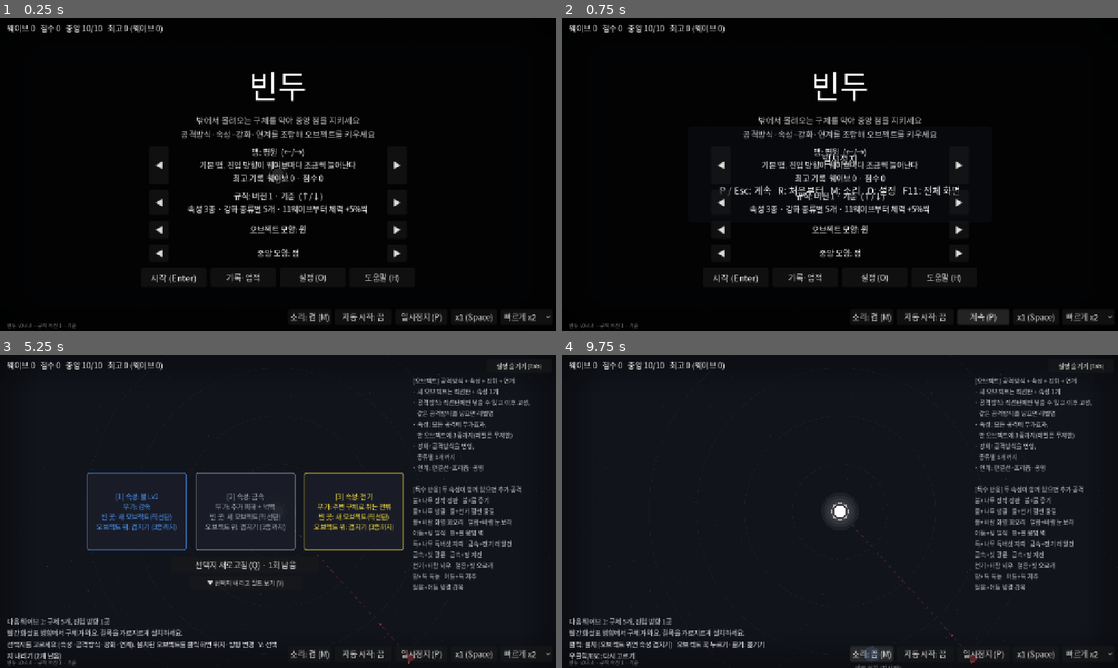
Above: before the commit, frames 1-4 (two rows, left to right).
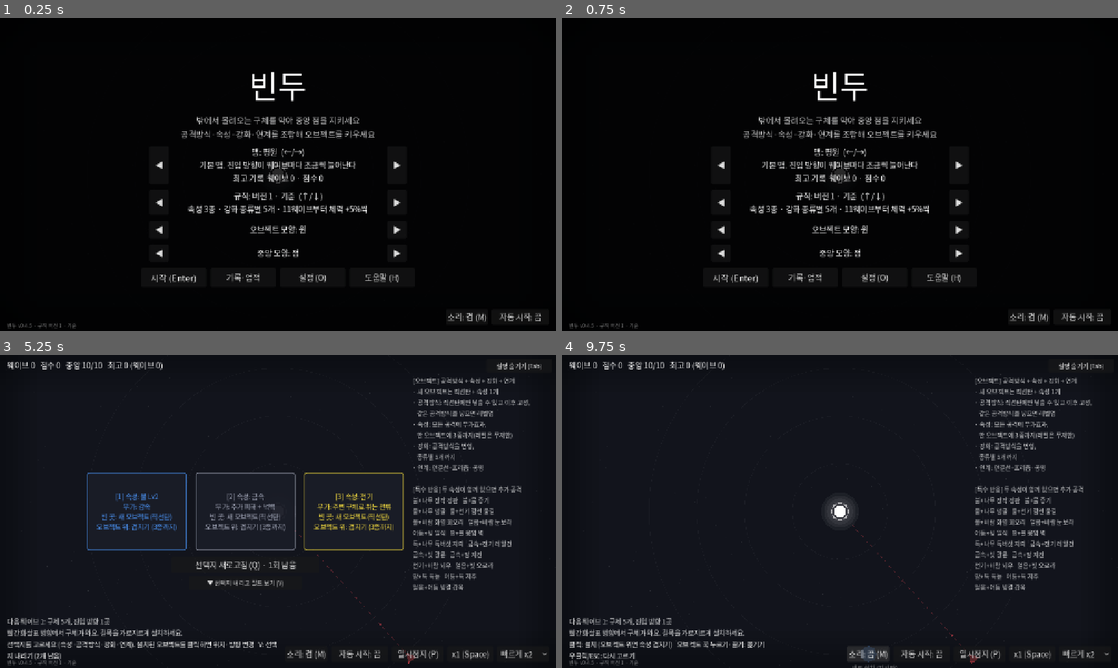
Above: after the commit, the same moments.

Repository: lenope1214/Bindu
Game: Godot game, scene res://main.tscn
Two runs of this game, one before a commit and one after it. Both use one fixed random seed, a clock stepped at 60 frames per second and the inputs below.
Inputs (mouse positions are in pixels of both pictures, inside the frame that each line leads up to):
- Up to frame 1 (0.25 s): no input
- Up to frame 2 (0.75 s): click (984, 318) at 0.5 s, where only the run before the commit has a clickable "일시정지 (P)"
- Up to frame 3 (5.25 s): click (422, 655) at 1.25 s, where only the run before the commit has a clickable "계속 (P)"; click "자동 시작: 끔" at 2 s; click "자동 시작: 켬" at 2.75 s; click "자동 시작: 끔" at 3.5 s; click "자동 시작: 켬" at 4.25 s; click "시작 (Enter)" at 5 s
- Up to frame 4 (9.75 s): click "일시정지 (P)" at 5.75 s; click "계속 (P)" at 6.5 s; click "[1] 속성: 물 Lv2 부가: 감속 빈 곳: 새 오…" at 7.25 s; click "설명 숨기기 (Tab)" at 8 s; click "설명 보기 (Tab)" at 8.75 s; click "소리: 켬 (M)" at 9.5 s

The runs differ from the first frame. In frame 1, 1.0% of the frame differs, in the area x 1-99%, y 2-99%; in frame 2, 1.9%; in frame 3, 0.6%; in frame 4, 0.7%.

Commit message:
v0.4.5: 게임 오버 실수 재시작 방지, 카드 줄바꿈, 시작 화면 정리
- 게임 오버 뒤 0.8초는 클릭·R로 다시 시작하지 않음
- 시작 화면에서 일시정지·배속 버튼 숨김(메뉴 위에 일시정지 창이 뜨던 문제)
- 카드 글자를 띄어쓰기 단위로 줄바꿈(한글 단어 중간 끊김)
- 설정·기록 창 불투명, 창 뒤 메뉴 흐리게, 설정 창 높이 맞춤
- 게임 오버에 규칙 버전·최고 웨이브, 시작 화면 점수 줄 숨김, 버튼 줄 오른쪽 여백
- README 수치 최신화

Co-Authored-By: Claude Opus 5.5 <noreply@anthropic.com>
Claude-Session: https://claude.ai/code/session_012rhiBk8DNq9aJW6scrLhD6

Diff:
--- a/project.godot
+++ b/project.godot
@@ -15,7 +15,7 @@
 [application]
 
 config/name="Bindu"
-config/version="0.4.4"
+config/version="0.4.5"
 run/main_scene="res://main.tscn"
 config/features=PackedStringArray("4.7")
 config/icon="res://icon.svg"
--- a/scripts/main.gd
+++ b/scripts/main.gd
@@ -98,6 +98,7 @@
 var legend_btn: Button
 var aim_start_ms := 0
 var restart_armed := 0.0  # 일시정지 중 R 두 번이면 처음부터
+var over_ms := 0  # 게임 오버 시각: 직후 클릭이 결과를 못 보고 넘기지 않게
 var countdown := -1.0  # 자동 시작까지 남은 시간
 # 특성: 5웨이브마다 고르는 전역 강화
 const PERKS := [
@@ -283,8 +284,13 @@
 
 	var bar := HBoxContainer.new()
 	bar.set_anchors_preset(Control.PRESET_BOTTOM_RIGHT)
-	bar.position = Vector2(-616, -50)
-	bar.size = Vector2(600, 36)
+	# 버튼이 늘어나도 오른쪽 여백(16)을 지키고 왼쪽으로 자란다
+	bar.grow_horizontal = Control.GROW_DIRECTION_BEGIN
+	bar.alignment = BoxContainer.ALIGNMENT_END
+	bar.offset_left = -616.0
+	bar.offset_right = -16.0
+	bar.offset_top = -50.0
+	bar.offset_bottom = -14.0
 	bar.add_theme_constant_override("separation", 8)
 	root.add_child(bar)
 	mute_btn = Button.new()
@@ -623,6 +629,7 @@
 		"link":
 			var id: String = card["id"]
 			b.text = "[%d] 연계: %s\n%s\n%s" % [idx, Pat.LINKS[id]["name"], Pat.LINKS[id]["desc"], "오브젝트 두 개를 차례로 클릭" if id == "link" else "오브젝트 위에 놓기"]
+	b.text = _wrap_words(b.text, 212.0, 15)
 	b.autowrap_mode = TextServer.AUTOWRAP_WORD_SMART
 	b.add_theme_font_size_override("font_size", 15)
 	b.add_theme_color_override("font_color", col)
@@ -632,6 +639,22 @@
 		b.mouse_entered.connect(func(): hover_elem = card["e"])
 		b.mouse_exited.connect(func(): hover_elem = -1)
 	return b
+
+
+## 띄어쓰기 단위로 줄을 나눈다. Godot 자동 줄바꿈은 한글을 음절마다 끊어 "형\n태"처럼 단어가 잘린다.
+func _wrap_words(text: String, width: float, fs: int) -> String:
+	var out := PackedStringArray()
+	for para in text.split("\n"):
+		var line := ""
+		for w in para.split(" ", false):
+			var cand: String = w if line == "" else line + " " + w
+			if line != "" and ui_font.get_string_size(cand, HORIZONTAL_ALIGNMENT_LEFT, -1, fs).x > width:
+				out.append(line)
+				line = w
+			else:
+				line = cand
+		out.append(line)
+	return "\n".join(out)
 
 
 ## 5웨이브마다: 특성 3개 중 1개.
@@ -663,7 +686,7 @@
 		b.add_theme_stylebox_override("hover", sbh)
 		b.add_theme_stylebox_override("pressed", sbh)
 		var have: int = perks.get(pk["id"], 0)
-		b.text = "[%d] 특성: %s\n\n%s%s" % [i + 1, pk["name"], pk["desc"], "\n\n(보유 %d)" % have if have > 0 else ""]
+		b.text = _wrap_words("[%d] 특성: %s\n\n%s%s" % [i + 1, pk["name"], pk["desc"], "\n\n(보유 %d)" % have if have > 0 else ""], 212.0, 17)
 		b.autowrap_mode = TextServer.AUTOWRAP_WORD_SMART
 		b.add_theme_font_size_override("font_size", 17)
 		b.add_theme_color_override("font_color", Color(1, 0.85, 0.45))
@@ -953,6 +976,7 @@
 
 func _game_over() -> void:
 	phase = Phase.GAMEOVER
+	over_ms = Time.get_ticks_msec()
 	wave_active = false
 	game_speed = 1.0
 	_update_speed_btn()
@@ -963,7 +987,7 @@
 	Meta.games += 1
 	_save_best()
 	var ach := "\n새 업적: " + ", ".join(new_achievements) if not new_achievements.is_empty() else ""
-	over_label.text = "게임 오버 (%s)\n웨이브 %d · 점수 %d%s\n처치 %d · 최고 콤보 %d · 오브젝트 %d개%s\nR 또는 클릭: 다시 시작   Esc: 메뉴" % [Meta.MAPS[Meta.map_id]["name"], wave, score, record, kills, best_combo, towers.get_child_count(), ach]
+	over_label.text = "게임 오버 (%s · %s)\n웨이브 %d · 점수 %d%s\n처치 %d · 최고 콤보 %d · 오브젝트 %d개%s\nR 또는 클릭: 다시 시작   Esc: 메뉴" % [Meta.MAPS[Meta.map_id]["name"], Rules.NAMES[Meta.rules], wave, score, record if record != "" else "   (최고 웨이브 %d)" % best_wave, kills, best_combo, towers.get_child_count(), ach]
 	over_label.visible = true
 	sfx.play("over", 0.0)
 	reroll_btn.visible = false
@@ -1030,7 +1054,8 @@
 			selected = towers.get_children()
 			_restore_hint()
 		elif event.keycode == KEY_R and phase == Phase.GAMEOVER:
-			get_tree().reload_current_scene()
+			if Time.get_ticks_msec() - over_ms > 800:
+				get_tree().reload_current_scene()
 		elif event.keycode == KEY_M:
 			_toggle_mute()
 		elif event.keycode == KEY_SPACE and phase == Phase.READY:
@@ -1068,7 +1093,8 @@
 	if title_label.visible or settings_panel.visible:
 		return
 	if phase == Phase.GAMEOVER and event.button_index == MOUSE_BUTTON_LEFT:
-		get_tree().reload_current_scene()
+		if Time.get_ticks_msec() - over_ms > 800:
+			get_tree().reload_current_scene()
 		return
 	var mpos := get_global_mouse_position()
 	if perk_mode:
@@ -1341,7 +1367,7 @@
 	records_panel.add_theme_font_size_override("font_size", 15)
 	records_panel.autowrap_mode = TextServer.AUTOWRAP_WORD_SMART
 	var rsb := StyleBoxFlat.new()
-	rsb.bg_color = Color(0.05, 0.06, 0.09, 0.97)
+	rsb.bg_color = Color(0.05, 0.06, 0.09, 1.0)
 	rsb.set_border_width_all(1)
 	rsb.border_color = Color(1, 1, 1, 0.25)
 	rsb.set_content_margin_all(18)
@@ -1352,8 +1378,8 @@
 
 	settings_panel = PanelContainer.new()
 	settings_panel.set_anchors_preset(Control.PRESET_CENTER)
-	settings_panel.position = Vector2(-220, -170)
-	settings_panel.size = Vector2(440, 340)
+	settings_panel.position = Vector2(-220, -150)
+	settings_panel.size = Vector2(440, 0)  # 내용 높이에 맞춤
 	settings_panel.add_theme_stylebox_override("panel", rsb.duplicate())
 	settings_panel.visible = false
 	root.add_child(settings_panel)
@@ -1721,7 +1747,7 @@
 
 
 func _toggle_pause() -> void:
-	if phase == Phase.GAMEOVER:
+	if phase == Phase.GAMEOVER or title_label.visible:
 		return
 	get_tree().paused = not get_tree().paused
 	paused_label.visible = get_tree().paused
@@ -1919,6 +1945,13 @@
 	legend_btn.visible = legend.visible
 	legend_btn.text = ("설명 보기" if legend_hidden else "설명 숨기기") + " (Tab)"
 	legend.visible = legend.visible and not legend_hidden
+	# 시작 화면 위에 설정·기록·도움말 창을 열면 뒤 메뉴 글자가 창 옆으로 삐져나와 보이지 않게 흐리게
+	title_label.modulate.a = 0.12 if settings_panel.visible or records_panel.visible or help_label.visible else 1.0
+	hud.visible = not title_label.visible  # 시작 화면엔 메뉴에 최고 기록이 따로 있다
+	# 시작 화면에서 일시정지·배속 버튼을 누르면 메뉴 위에 일시정지 창이 뜨던 문제
+	pause_btn.visible = not title_label.visible
+	speed_btn.visible = not title_label.visible
+	speed_pick.visible = not title_label.visible
 	_update_hud()
 	queue_redraw()
 	if phase == Phase.MOVE and moving:
Not shown, changed: CHANGELOG.md
Not shown, changed: README.md
